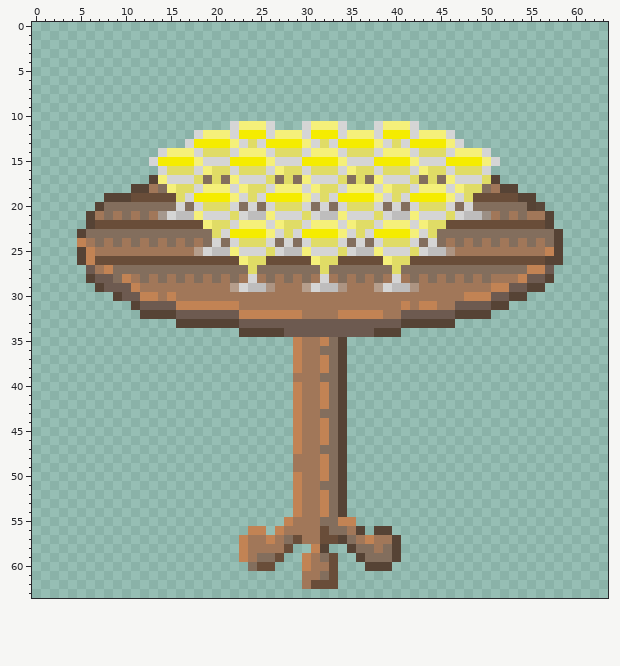
One commit to this pixel-art sprite: Game/Sprites/Round-table with drinks.png. That is the earlier state.
The file is 64x64 pixels.
The same view after the edit:
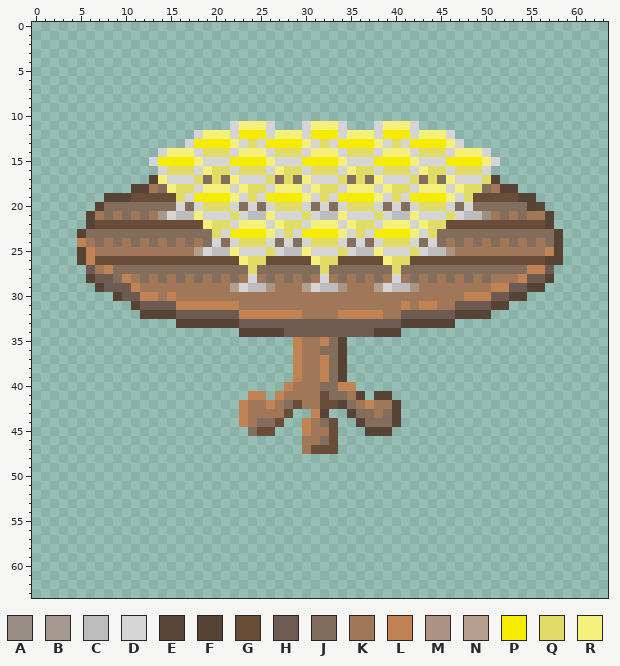
Palette (. is transparent): A #9b8f85  B #a5988e  C #bebdbd  D #d5d5d5  E #564335f4  F #564335  G #694d39  H #6d5a50  J #836e5d  K #a17759  L #c28354  M #ad9482  N #b69e8c  P #f5ec00  Q #e0dc66  R #f5f07a
Author's note on the commit: Adding hitboxes and remodeling the table
Change:
{"y":39,"x":29,"old":"K","new":"L"}
{"y":39,"x":32,"old":"J","new":"L"}
{"y":40,"x":28,"old":".L","new":"LK"}
{"y":40,"x":32,"old":"L","new":"J"}
{"y":40,"x":34,"old":"F.","new":"LL"}
{"y":41,"x":24,"old":"..","new":"LL"}
{"y":41,"x":27,"old":"..L","new":"LKK"}
{"y":41,"x":32,"old":"L","new":"G"}
{"y":41,"x":34,"old":"F..","new":"JKF"}
{"y":41,"x":38,"old":"..","new":"FF"}
{"y":42,"x":23,"old":"......L","new":"LKKLKJG"}
{"y":42,"x":32,"old":"LJ","new":"GG"}
{"y":42,"x":35,"old":"......","new":"JKLKKF"}
{"y":43,"x":23,"old":"......LKKJJF......","new":"LKKKKG..LF..FJJKJF"}
{"y":44,"x":23,"old":".....","new":"LKJJG"}
{"y":44,"x":29,"old":"LK","new":".L"}
{"y":44,"x":32,"old":"LJF","new":"JG."}
{"y":44,"x":36,"old":".....","new":"FJJJF"}
{"y":45,"x":24,"old":"...","new":"JGG"}
{"y":45,"x":29,"old":"LK","new":".L"}
{"y":45,"x":32,"old":"LJF","new":"KG."}
{"y":45,"x":37,"old":"...","new":"FFF"}
{"y":46,"x":29,"old":"L","new":"."}
{"y":46,"x":32,"old":"LJF","new":"JG."}
{"y":47,"x":29,"old":"L","new":"."}
{"y":47,"x":31,"old":"KJJF","new":"GGG."}
{"y":48,"x":29,"old":"KKKLJF","new":"......"}
{"y":49,"x":29,"old":"KKKLJF","new":"......"}
{"y":50,"x":29,"old":"LKKLJF","new":"......"}
{"y":51,"x":29,"old":"LKKJJF","new":"......"}
{"y":52,"x":29,"old":"LKKLJF","new":"......"}
{"y":53,"x":29,"old":"LKKLJF","new":"......"}
{"y":54,"x":29,"old":"LKKLJF","new":"......"}
{"y":55,"x":28,"old":"LKKKJJLL","new":"........"}
{"y":56,"x":24,"old":"LL","new":".."}
{"y":56,"x":27,"old":"LKKKKGJJKF","new":".........."}
{"y":56,"x":38,"old":"FF","new":".."}
{"y":57,"x":23,"old":"LKKLKJGKKGGFJKLKKF","new":".................."}
{"y":58,"x":23,"old":"LKKKKG","new":"......"}
{"y":58,"x":31,"old":"LF","new":".."}
{"y":58,"x":35,"old":"FJJKJF","new":"......"}
{"y":59,"x":23,"old":"LKJJG","new":"....."}
{"y":59,"x":30,"old":"LKJG","new":"...."}
{"y":59,"x":36,"old":"FJJJF","new":"....."}
{"y":60,"x":24,"old":"JGG","new":"..."}
{"y":60,"x":30,"old":"LKKG","new":"...."}
{"y":60,"x":37,"old":"FFF","new":"..."}
{"y":61,"x":30,"old":"KKJG","new":"...."}
{"y":62,"x":30,"old":"KGGG","new":"...."}
{"label":"changed","picture_box":[239,373,401,589]}
